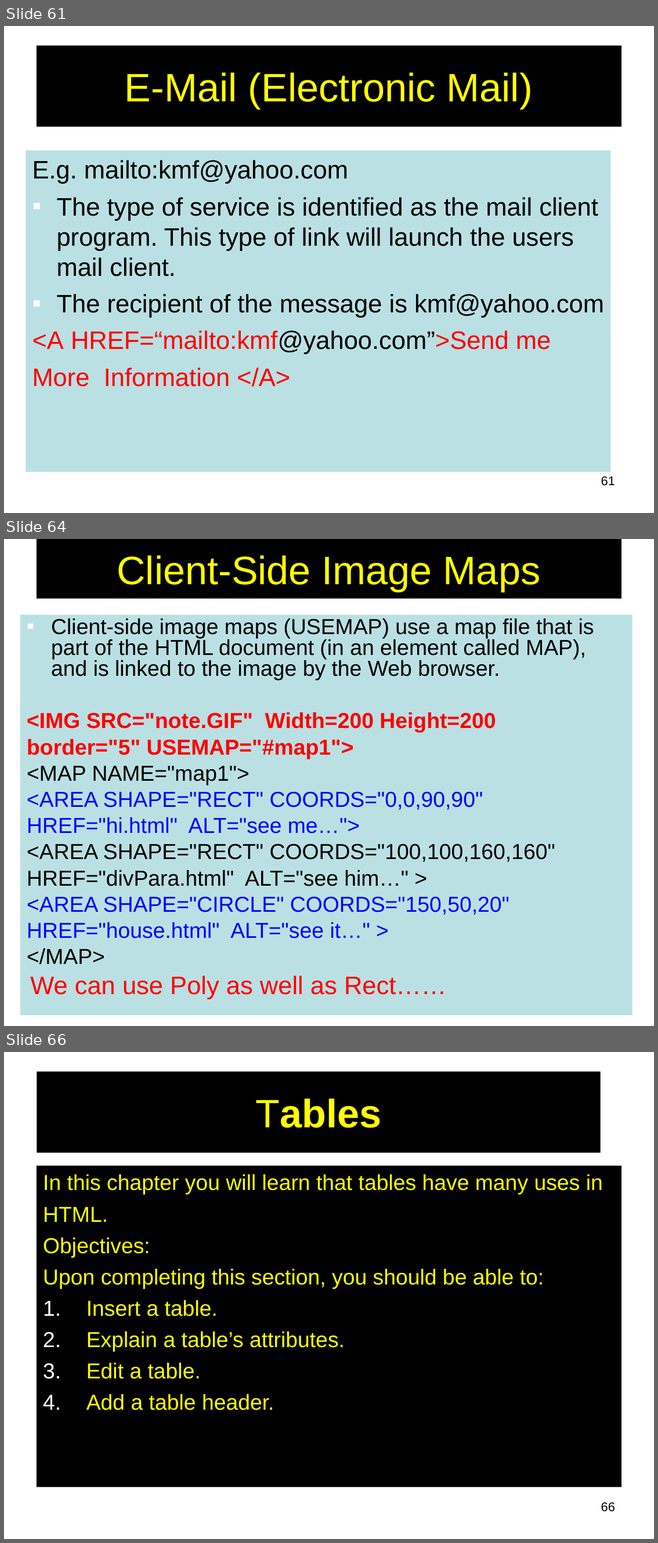
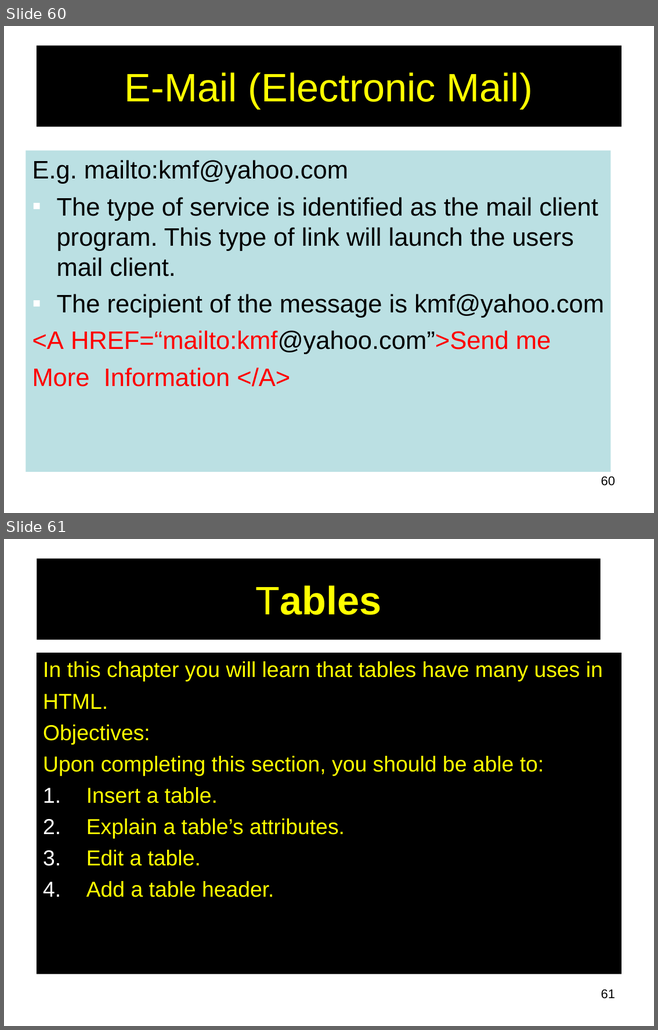
Before and after one commit to engineershoaibakhter/Web-App-Development-Course, a slide deck: notes/html.ppt. Shown one above the other, each under a label of ours: slides 61, 64 and 66 before the commit, slides 60 and 61 after it; the slides between them are not shown. The pictures are 658x1543 and 658x1030 pixels, drawn with LibreOffice and Linux fonts; fonts in the diff are those of the drawing. Boxes give left, top, right and bottom in pixels: in the first picture for what was removed or moved away, otherwise in the second. Text is boxed around its words. In the diff, an @@ line names an element or a change of style, - is before the commit and + after.

```diff
--- a/notes/html.ppt
+++ b/notes/html.ppt
@@ slide 64 removed at box(4, 539, 654, 1026), background #FFFFFF @@
@@ title removed at box(36, 539, 621, 599) @@
-Client-Side Image Maps
@@ text removed at box(20, 615, 632, 1016) @@
-▪ Client-side image maps (USEMAP) use a map file that is part of the HTML document (in an element called MAP), and is linked to the image by the Web browser.
-<IMG SRC="note.GIF" Width=200 Height=200
-border="5" USEMAP="#map1">
-<MAP NAME="map1">
-<AREA SHAPE="RECT" COORDS="0,0,90,90"
-HREF="hi.html" ALT="see me…">
-<AREA SHAPE="RECT" COORDS="100,100,160,160"
-HREF="divPara.html" ALT="see him…" >
-<AREA SHAPE="CIRCLE" COORDS="150,50,20"
-HREF="house.html" ALT="see it…" >
-</MAP>
-We can use Poly as well as Rect……
@@ what was slide 61 is now slide 60 @@
@@ page number at box(601, 476, 615, 486): text changed @@
-61
+60
@@ what was slide 66 is now slide 61 @@
@@ page number at box(601, 990, 615, 999): text changed @@
-66
+61
```
Also in this commit, not shown: 4 other slides removed, 1 other file.
